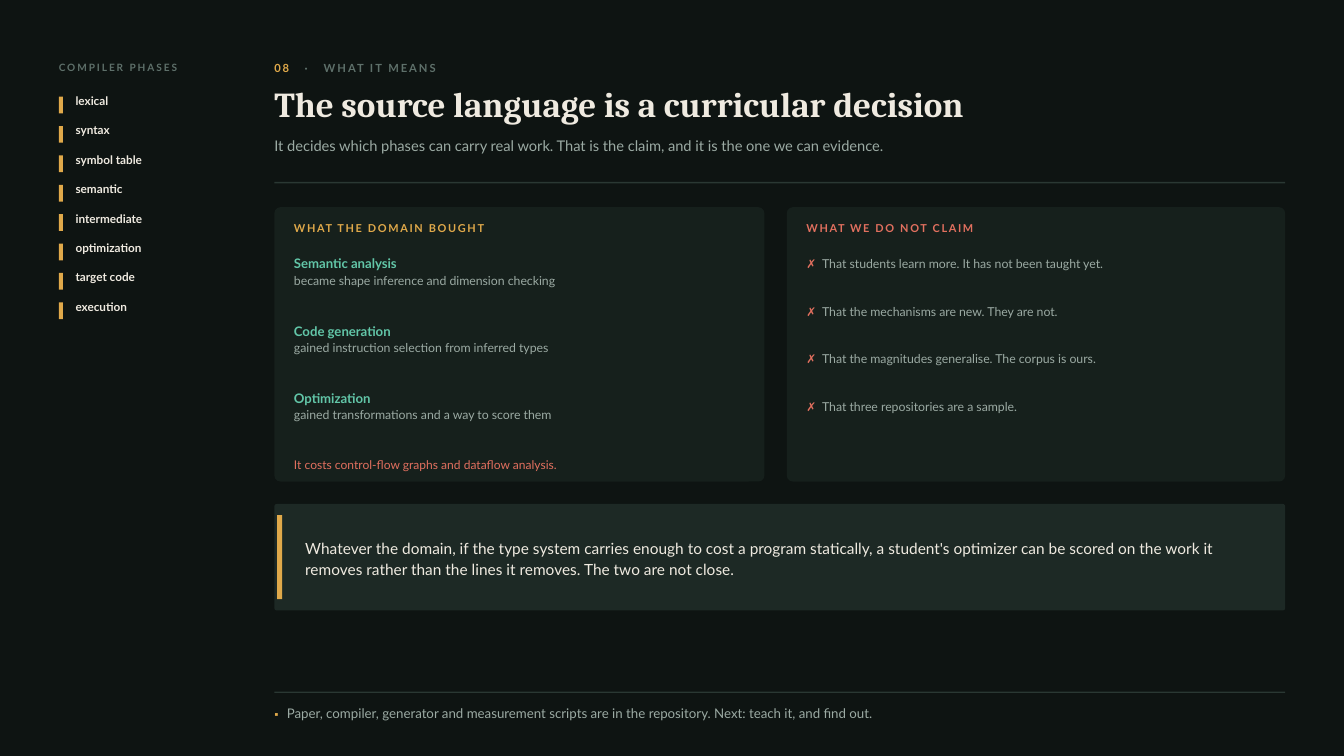
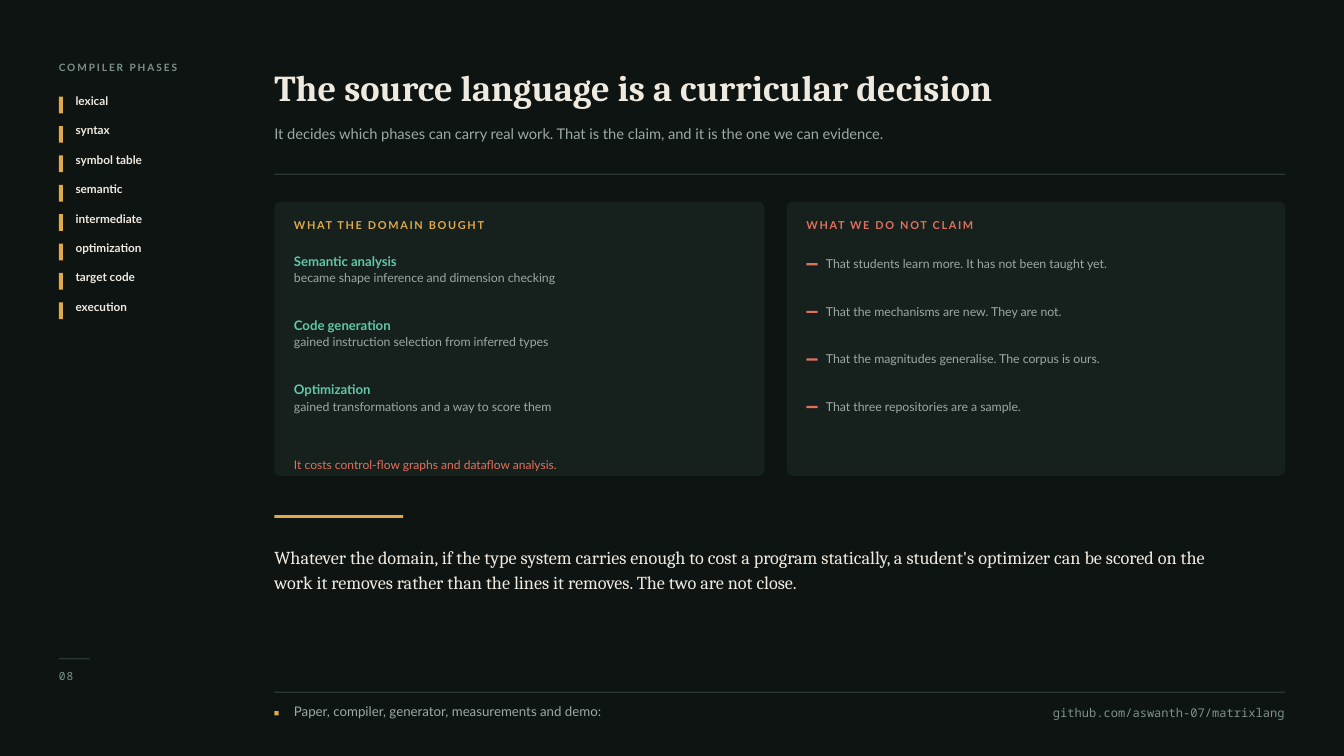
Before and after one commit to aswanth-07/matrixlang, a slide deck: slide 8 of docs/submission/MatrixLang-Deck.pptx. Drawn at 1344x756 pixels with LibreOffice and Linux fonts; fonts in the diff are those of the drawing. Boxes give left, top, right and bottom in pixels: in the first picture for what was removed or moved away, otherwise in the second. Text is boxed around its words. In the diff, an @@ line names an element or a change of style, - is before the commit and + after.

```diff
--- a/docs/submission/MatrixLang-Deck.pptx
+++ b/docs/submission/MatrixLang-Deck.pptx
@@ text "COMPILER PHASES" at (59, 63, 178, 71): text colour #5E706A to #7D928B @@
@@ text "The source language is a ...": place and size @@
-text "The source language is a ..." at (274, 92, 963, 125)
+text "The source language is a ..." at (274, 75, 992, 109)
@@ text "The source language is a ..." at (274, 75, 992, 109): size 25 to 26 pt; line spacing 29pt to 30pt @@
@@ text removed at (274, 64, 289, 151) @@
-08 · WHAT IT MEANS
@@ text "WHAT WE DO NOT CLAIM" rewrapped from (774, 143, 1013, 268) to (774, 131, 1017, 268) @@
@@ 2 texts, 1 rectangle: place and size @@
-2 texts, 1 rectangle at (274, 140, 1286, 421)
+2 texts, 1 rectangle at (274, 128, 1286, 413)
@@ 2 rounded rectangles, 1 text: place and size @@
-2 rounded rectangles, 1 text at (274, 208, 1286, 482)
+2 rounded rectangles, 1 text at (274, 202, 1286, 476)
@@ text "WHAT THE DOMAIN BOUGHT" rewrapped from (376, 542, 456, 556) to (350, 551, 438, 567) @@
@@ rectangle added at (807, 263, 818, 265), fill #E2705F @@
@@ text at (826, 259, 1107, 270): text changed @@
-✗ That students learn more. It has not been taught yet.
+That students learn more. It has not been taught yet.
@@ rectangle added at (807, 311, 818, 313), fill #E2705F @@
@@ text at (826, 307, 1062, 318): text changed @@
-✗ That the mechanisms are new. They are not.
+That the mechanisms are new. They are not.
@@ rectangle added at (807, 359, 818, 361), fill #E2705F @@
@@ text at (826, 354, 1099, 365): text changed @@
-✗ That the magnitudes generalise. The corpus is ours.
+That the magnitudes generalise. The corpus is ours.
@@ rectangle added at (807, 406, 818, 408), fill #E2705F @@
@@ text at (826, 402, 1021, 413): text changed @@
-✗ That three repositories are a sample.
+That three repositories are a sample.
@@ rounded rectangle removed at (274, 504, 1286, 611) @@
@@ rectangle added at (274, 515, 403, 518), fill #E0A94A @@
@@ rectangle removed at (277, 515, 282, 599) @@
@@ text "Whatever the domain, if the ...": place and size @@
-text "Whatever the domain, if the ..." at (305, 542, 1213, 575)
+text "Whatever the domain, if the ..." at (274, 551, 1205, 589)
@@ text "Whatever the domain, if the ..." at (274, 551, 1205, 589): size 11 to 13 pt, font Lato to Cambria; line spacing 15pt to 18pt; vertical alignment middle to top @@
@@ rectangle added at (58, 658, 90, 659), fill #2A3833 @@
@@ text added at (59, 672, 74, 680), 8 pt, text #7D928B @@
+08
@@ rectangle added at (274, 712, 278, 716), fill #E0A94A @@
@@ text at (294, 706, 601, 719): text changed @@
-▪ Paper, compiler, generator and measurement scripts are in the repository. Next: teach it, and find out.
+Paper, compiler, generator, measurements and demo:
@@ text added at (1053, 708, 1285, 720), 8.6 pt, text #7D928B @@
+github.com/aswanth-07/matrixlang
```
Also in this commit, not shown: 7 other slides changed, 6 other files.
